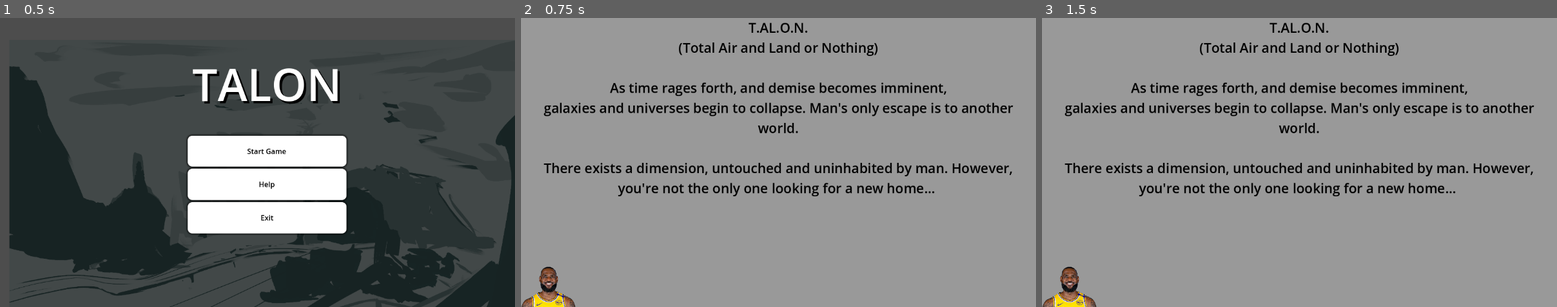
Above: before the commit, frames 1-3 (left to right).
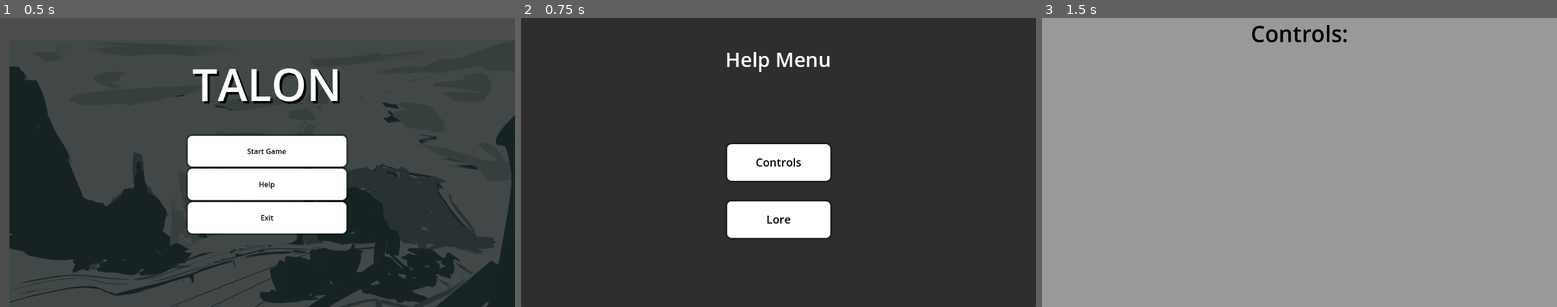
Above: after the commit, the same moments.

Repository: prankorigami/two-layer-tactics
Game: Godot game, scene res://src/scenes/UI/main menu/main_menu.tscn
The game is run twice, just before and just after one commit, with the same random seed, the same clock (stepped at 60 frames per second) and the same inputs.
Inputs (mouse positions are in pixels of both pictures, inside the frame that each line leads up to):
- Up to frame 1 (0.5 s): no input
- Up to frame 2 (0.75 s): click "Help" at 0.5 s
- Up to frame 3 (1.5 s): click (1299, 162) at 1.25 s, where only the run after the commit has a clickable "Controls"

Frame 1 is identical in both runs. In frame 2, 99% of the frame differs, in the area x 0-100%, y 0-100%; in frame 3, 6.4%.

Commit message:
Fixed help menu

Diff:
--- a/src/scenes/UI/Help Menu/help_menu.gd
+++ b/src/scenes/UI/Help Menu/help_menu.gd
@@ -11,13 +11,9 @@
 	pass
 
 
-func _on_controls_button_pressed() -> void:
+func _on_controls_pressed() -> void:
 	get_tree().change_scene_to_file("res://src/scenes/UI/Help Menu/controls.tscn")
 
 
-func _on_lore_button_pressed() -> void:
+func _on_lore_pressed() -> void:
 	get_tree().change_scene_to_file("res://src/scenes/UI/Help Menu/lore.tscn")
-
-
-func _on_credits_button_pressed() -> void:
-	get_tree().change_scene_to_file("res://src/scenes/UI/Help Menu/credits.tscn")
--- a/src/scenes/UI/Help Menu/help_menu.tscn
+++ b/src/scenes/UI/Help Menu/help_menu.tscn
@@ -1,8 +1,29 @@
-[gd_scene load_steps=3 format=3 uid="uid://dy6bgwalv41kg"]
+[gd_scene load_steps=5 format=3 uid="uid://dy6bgwalv41kg"]
 
-[ext_resource type="Texture2D" uid="uid://byn1evecm6moo" path="res://src/scenes/UI/Help Menu/1966.png" id="1_l30rp"]
+[ext_resource type="Script" path="res://src/scenes/UI/Help Menu/help_menu.gd" id="1_r8qov"]
 
-[sub_resource type="StyleBoxFlat" id="StyleBoxFlat_12d4e"]
+[sub_resource type="StyleBoxFlat" id="StyleBoxFlat_fbpod"]
+corner_radius_top_left = 10
+corner_radius_top_right = 10
+corner_radius_bottom_right = 10
+corner_radius_bottom_left = 10
+shadow_size = 5
+
+[sub_resource type="StyleBoxFlat" id="StyleBoxFlat_a1po8"]
+bg_color = Color(0.443137, 0.443137, 0.443137, 1)
+corner_radius_top_left = 10
+corner_radius_top_right = 10
+corner_radius_bottom_right = 10
+corner_radius_bottom_left = 10
+shadow_size = 5
+
+[sub_resource type="StyleBoxFlat" id="StyleBoxFlat_rd1el"]
+bg_color = Color(1, 1, 1, 1)
+corner_radius_top_left = 10
+corner_radius_top_right = 10
+corner_radius_bottom_right = 10
+corner_radius_bottom_left = 10
+shadow_size = 5
 
 [node name="HelpMenu" type="Control"]
 layout_mode = 3
@@ -11,29 +32,75 @@
 anchor_bottom = 1.0
 grow_horizontal = 2
 grow_vertical = 2
+script = ExtResource("1_r8qov")
 
-[node name="Label" type="Label" parent="."]
+[node name="Panel" type="Panel" parent="."]
 layout_mode = 1
 anchors_preset = 15
 anchor_right = 1.0
 anchor_bottom = 1.0
 grow_horizontal = 2
 grow_vertical = 2
+
+[node name="Label" type="Label" parent="."]
+layout_mode = 1
+anchors_preset = 5
+anchor_left = 0.5
+anchor_right = 0.5
+offset_left = -158.0
+offset_right = 158.0
+offset_bottom = 186.0
+grow_horizontal = 2
+theme_override_font_sizes/font_size = 45
+text = "Help Menu"
+horizontal_alignment = 1
+vertical_alignment = 1
+
+[node name="Button" type="Button" parent="."]
+layout_mode = 1
+anchors_preset = 8
+anchor_left = 0.5
+anchor_top = 0.5
+anchor_right = 0.5
+anchor_bottom = 0.5
+offset_left = -115.5
+offset_top = -41.0
+offset_right = 115.5
+offset_bottom = 41.0
+grow_horizontal = 2
+grow_vertical = 2
+theme_override_colors/font_hover_color = Color(0, 0, 0, 1)
+theme_override_colors/font_pressed_color = Color(0, 0, 0, 1)
+theme_override_colors/font_focus_color = Color(0, 0, 0, 1)
 theme_override_colors/font_color = Color(0, 0, 0, 1)
-theme_override_font_sizes/font_size = 30
-theme_override_styles/normal = SubResource("StyleBoxFlat_12d4e")
-text = "T.AL.O.N.
-(Total Air and Land or Nothing)
+theme_override_font_sizes/font_size = 25
+theme_override_styles/hover = SubResource("StyleBoxFlat_fbpod")
+theme_override_styles/pressed = SubResource("StyleBoxFlat_a1po8")
+theme_override_styles/normal = SubResource("StyleBoxFlat_rd1el")
+text = "Controls"
 
-As time rages forth, and demise becomes imminent,
-galaxies and universes begin to collapse. Man's only escape is to another
-world.
+[node name="Button2" type="Button" parent="."]
+layout_mode = 1
+anchors_preset = 8
+anchor_left = 0.5
+anchor_top = 0.5
+anchor_right = 0.5
+anchor_bottom = 0.5
+offset_left = -115.0
+offset_top = 87.0
+offset_right = 116.0
+offset_bottom = 169.0
+grow_horizontal = 2
+grow_vertical = 2
+theme_override_colors/font_hover_color = Color(0, 0, 0, 1)
+theme_override_colors/font_pressed_color = Color(0, 0, 0, 1)
+theme_override_colors/font_focus_color = Color(0, 0, 0, 1)
+theme_override_colors/font_color = Color(0, 0, 0, 1)
+theme_override_font_sizes/font_size = 25
+theme_override_styles/hover = SubResource("StyleBoxFlat_fbpod")
+theme_override_styles/pressed = SubResource("StyleBoxFlat_a1po8")
+theme_override_styles/normal = SubResource("StyleBoxFlat_rd1el")
+text = "Lore"
 
-There exists a dimension, untouched and uninhabited by man. However,
-you're not the only one looking for a new home... "
-horizontal_alignment = 1
-
-[node name="1966" type="Sprite2D" parent="."]
-position = Vector2(61, 598)
-scale = Vector2(0.233333, 0.231651)
-texture = ExtResource("1_l30rp")
+[connection signal="pressed" from="Button" to="." method="_on_controls_pressed"]
+[connection signal="pressed" from="Button2" to="." method="_on_lore_pressed"]
Not shown: 2 places in src/scenes/levels/tiles/TileMeshLib.tres that only renumber resources
